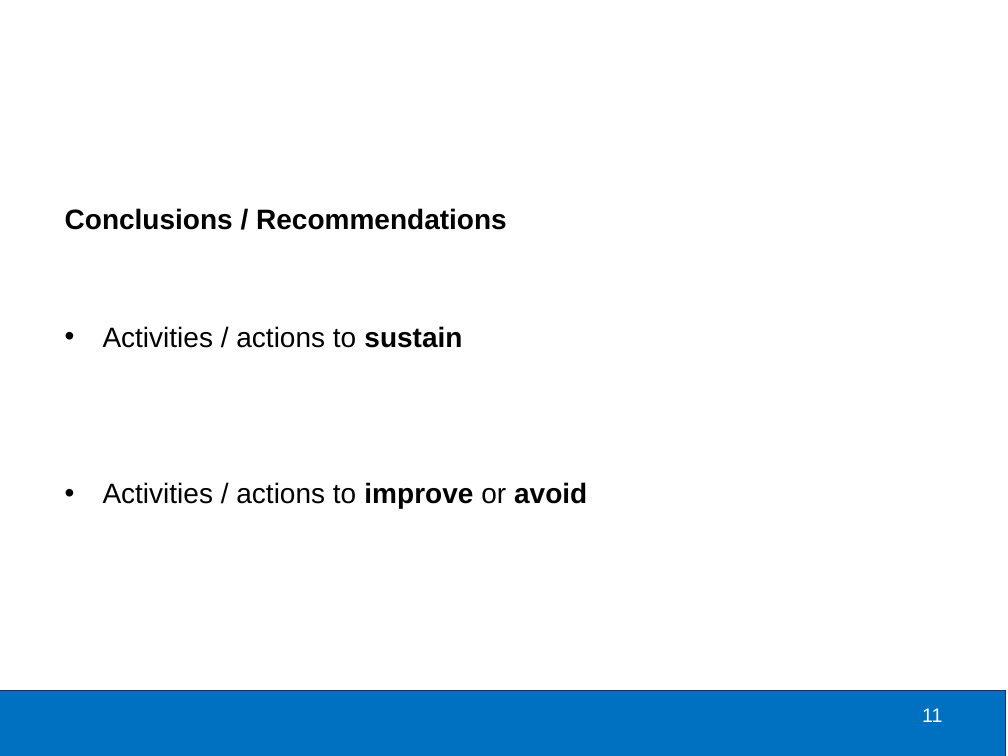
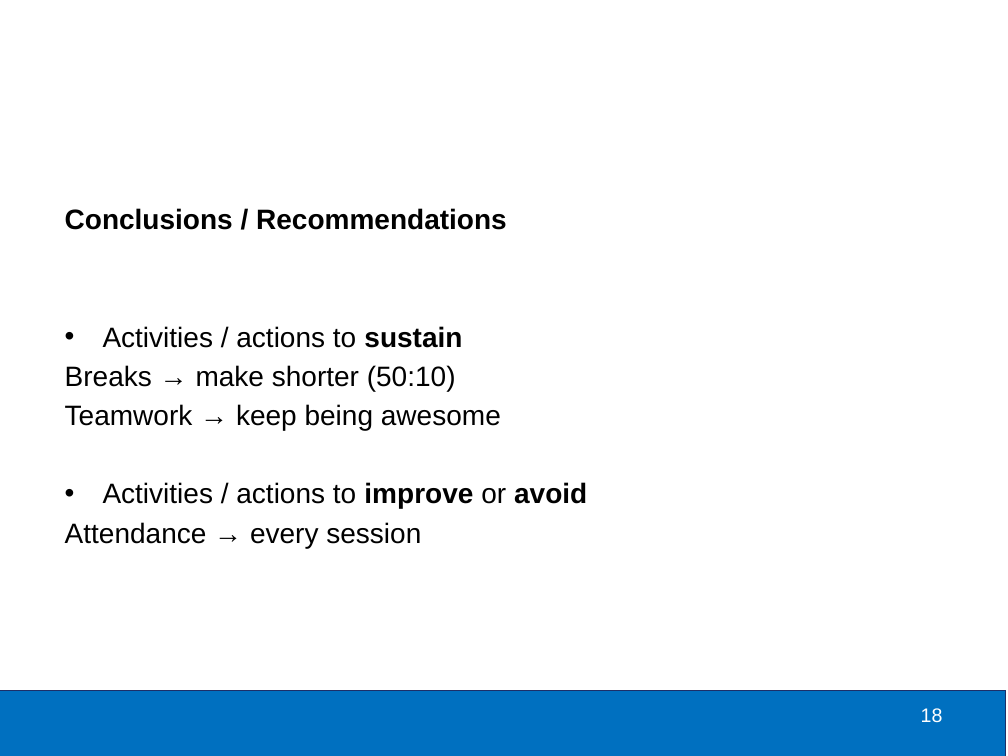
Before and after one commit to burch-cm/training, a slide deck: slide 18 of classes/AAR/2021 Annual Personal Property Education Workshop AAR.pptx (slide 11 before the commit). Drawn at 1008x756 pixels with LibreOffice and Linux fonts; fonts in the diff are those of the drawing; background and template pictures are left out. Boxes give left, top, right and bottom in pixels: in the first picture for what was removed or moved away, otherwise in the second. Text is boxed around its words. In the diff, an @@ line names an element or a change of style, - is before the commit and + after.

```diff
--- a/classes/AAR/2021 Annual Personal Property Education Workshop AAR.pptx
+++ b/classes/AAR/2021 Annual Personal Property Education Workshop AAR.pptx
@@ text at [65, 365, 501, 430]: paragraphs added @@
+Breaks → make shorter (50:10)
+Teamwork → keep being awesome
@@ text at [65, 522, 421, 548]: paragraph added @@
+Attendance → every session
@@ page number at [921, 708, 943, 723]: text changed @@
-11
+18
```
Also in this commit, not shown: 7 other slides changed, 7 slides added.
